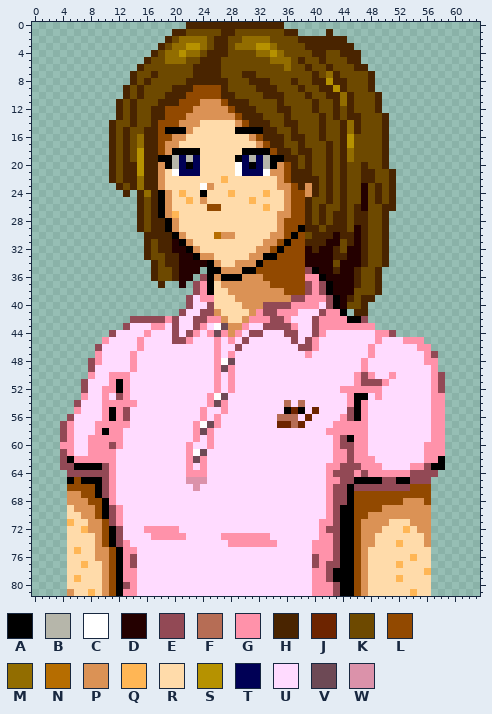
Pixel-art file: src/testrom/res/_ignore/de_detective3_klein.aseprite. Above: the version before the commit.
64x82 pixels, 1 frame.
Palette (. is transparent): A #000000  B #b6b6aa  C #ffffff  D #240000  E #924955  F #b66d55  G #ff92aa  H #492400  J #6d2400  K #6d4900  L #924900  M #926d00  N #b66d00  P #db9255  Q #ffb655  R #ffdbaa  S #b69200  T #000055  U #ffdbff  V #6d4955  W #db92aa
Once edited:
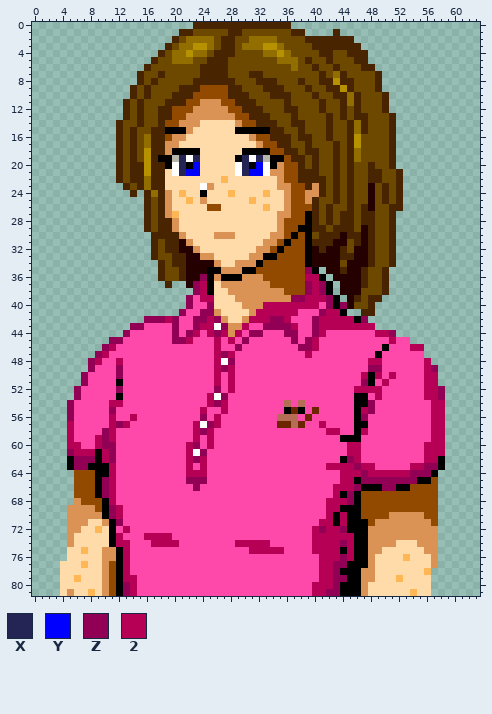
Colours new in this view: X #242455  Y #0000ff  Z #920055  2 #b60055
What changed:
colour U: #ffdbff -> #ff49aa
Changed rows in their new state; - is a pixel that keeps its letter.
first column x 4:
 0 ------------------.-------------H----------------------
 1 ----------------.-H----K-H------K-H---.H---------------
 2 ---------------.HK---MK-H-K---M---K------H-------------
 3 --------------.HK-M-SMK-HK--M-SM---K------H------------
 4 -------------.HK-MS-MK--H---K-MSM---K-H-K--H-----------
 5 ------------.H-K--M-K--H------K--MKH-KH--K-H-----------
 6 -----------.H------K---H--------KM-KH-KH--K-H----------
 7 ----------.H-KH----K---H--K-H-------KHKMH---KH---------
 8 ----------.HKH----K-----H--K--H--KH-K-HS-H--KH---------
 9 ---------.HKH---K--H---LHH--K--H--KH-K-HSH--KH---------
10 ---------.HKH--K--H----L-HH--K--H--KH-K-HMH--KH--------
11 --------.HKH--K--H------L--H---KH---KH-KHMH--KH--------
12 --------.HKH-K-H---------L--H--K-H--KH-KHKH--KH--------
13 --------.HKH-K-H----------L--H--KH---KHKHK-H--KH-------
14 -------.H-KH-KH------------L--H-K-H--KH-KHMH--KH-------
15 -------.HKH-K-H--------------A-H-KH--KH-KHMH--KH-------
16 -------.HKHKM-H--------------L--HK-H-KH-KHS---KH-------
17 -------.HKHKM-H---------------L-H-KH--KHKHS---KH-------
18 -------.HKHKS-H----------------L-HK-H-KHKHM---KH-------
19 -------.HKHKS----XCX------XCX---L-HKH-KHKHM---KH-------
20 -------.HK-HS-H-CX-Y------X-YC---LHKH-KHKH-KH-KH-------
21 -------.HK-HS-H--XYY------XYY----L--H-KHKH-K-H-KH------
22 -------.HK-HM-H------------------L---HKHKH-K-H-KH------
23 --------.HKHM-H-------------------LHPHKHKH-KDKHKH------
24 ---------.H.HMH---------------------PHKHKH-KDKHKH------
25 -----------.HKH--------------------PH-KHKH-KDKHKH------
26 -----------.HKH--------------------LHKH-KHKHD-K-H------
27 -----------.HKH--------------------AHKHK-HK-H-KH-------
28 -----------.HK-H-------------------AHKHK-HK-H-KH-------
29 -----------.HK-H-------------------A-HK--HKDH-KH-------
30 ------------.---H-----P------------AK--HD-HDH-KH-------
31 ------------.HK-HD-----------------A--H-DKHDH-KH-------
32 ------------.HK-H-D----------------ADH-DHK-DH-KH-------
33 ------------.H-K-H-D---------------A---D-H-DH-KH-------
34 -------------.HK-H---D-------------A---DK--DH-KH-------
35 -------------.H-KH--D--------------Z-.-DH-DH-KH--------
36 -------------.H-KH-DZ--------------22-.---DH-KH--------
37 --------------.H-.DZ2--------------Z2Z-.--DH-KH--------
38 -------------------Z2--------------Z2Z-.--D--KH--------
39 ------------------Z-22-----------ZZ222Z-.DHK-H---------
40 ------------------Z--Z-------22222222-Z-ZD-KH----------
41 -----------------Z--ZZ------222222---Z22--.-H----------
42 ----------..ZZZ2Z--ZZ2Z----222ZZ2---Z22222-Z-----------
43 ---------.ZZ-UU-Z--Z22-Z--2--ZZZZ2--Z22222222----------
44 -------..Z--U---Z-Z2-2Z2-2-ZZ---ZZ--Z2-------22Z-------
45 ------.ZZ--U----ZZ2---2-2-Z------Z-Z2--------U-2-U..---
46 -----.Z2---U----------2--Z--------ZZ2-------U-A---22.--
47 -----Z2---U-----------2Z2----------2--------UA------..-
48 ----Z2--2-U-----------2-Z------------------U22------2.-
49 ----Z---Z-U-----------2Z2------------------UZZ------2Z-
50 ---ZU--UZU------------2-2-----------------U2A2-2----22.
51 ---Z---U-U------------2-2-----------------UZAU2-----22.
52 --ZU--UUZU------------Z-2---------------UU2222------22Z
53 --ZU--U-AU-----------2-Z-----------------U---2------22Z
54 -ZU---U22UU----------2Z2-----------------U-AZ--------22
55 -ZU---UZUU----------2--2-----------------U-2Z--------22
56 -Z----U2UU2---------Z-2-----------------UU-Z---------22
57 .2---UU2Z2---------2-Z2--------------2-UUUAA---------22
58 .2---UZ2U----------2Z2----------------22UUA2---------22
59 .2--U2Z2U----------2-2-----------------UA-AU---------22
60 .22-U2ZZU---------2Z-2-----------------UU22U--------222
61 .Z222A2Z----------2-Z------------------UU22U--------222
62 .-ZZZA2Z----------2Z2------------------UAZ2UU-------22-
63 .AZZ--A2----------2-2-----------------2222Z22U----22ZZ-
64 -.LLLAA2----------222-----------------UU222Z222222ZZZA-
65 -.-LL-Z2----------ZZZ-----------------UU22-ZZZZZZZZAAL-
66 -.----Z2-----------Z------------------U222ZAAAZZAA---L-
67 -.L---Z2------------------------------U2AZA----------L-
68 -.-L---2------------------------------222ZA------LLL-L-
69 -P-----Z2-----------------------------22--A---LLLLLLLL-
70 -PP--P-Z2-----------------------------2A2-A-LLL-----LL-
71 -PPPRRPAZ----------------------------22A2-AAL--PPP---L-
72 -PPRRQR-U2--UUUUU-------------------2Z22Z-AA--PPPPP--P-
73 -P---RR-2---2222UU-----UUUUUUU------222222AA-PPPPPPP-P-
74 -P---RR-22---2222-------U22222U-----2222Z2AA-PPPR--P-P-
75 --RQ-R-P-2U----------------22222----2222-2AAPP------PP-
76 -----R-P-2U-------------------------U222Z2AAP----QR--P-
77 R--------2U-------------------------U22ZZ-AAP---R----P-
78 R--------2U-------------------------U22Z--A-P----------
79 R--------22-------------------------U22ZZ-A-P----------
80 R--------Z2-------------------------222Z--A------------
81 R--------Z2-------------------------22ZZ--A------------
Changed places in both pictures, as pixel boxes (x1, y1, x2, y2):
changed: (60, 22, 445, 596)
